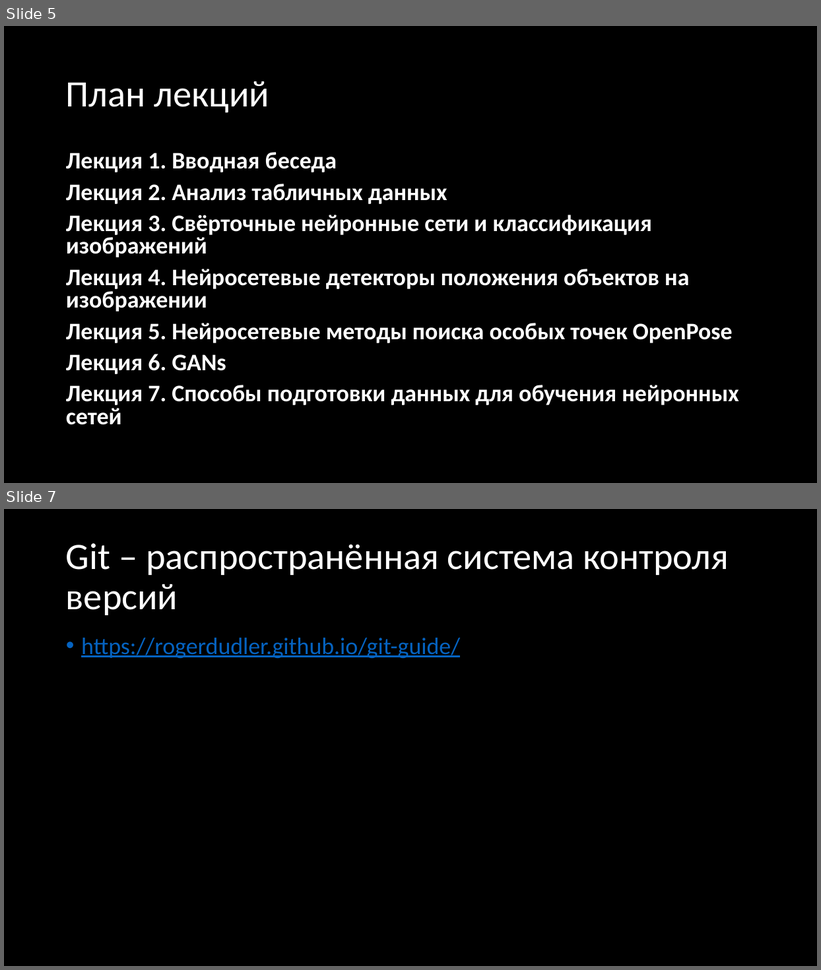
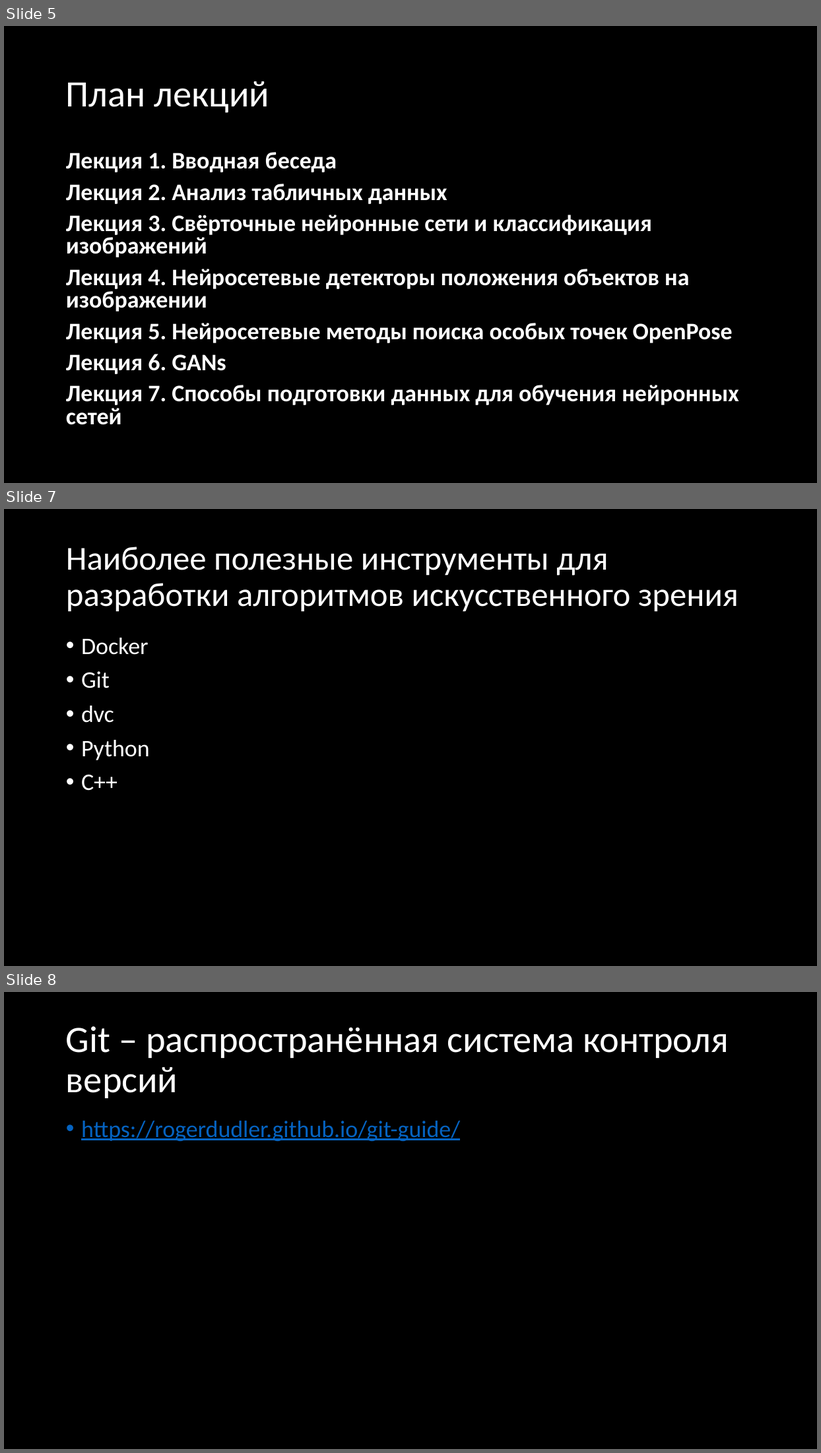
Before and after one commit to anakham/MIET.AI.Course, a slide deck: Лекция 0/Лекция 0. Вводная.pptx. Shown one above the other, each under a label of ours: slides 5 and 7 before the commit, slides 5, 7 and 8 after it; the slides between them are not shown. The pictures are 821x970 and 821x1453 pixels, drawn with LibreOffice and Linux fonts; fonts in the diff are those of the drawing. Boxes give left, top, right and bottom in pixels: in the first picture for what was removed or moved away, otherwise in the second. Text is boxed around its words. In the diff, an @@ line names an element or a change of style, - is before the commit and + after.

```diff
--- a/Лекция 0/Лекция 0. Вводная.pptx
+++ b/Лекция 0/Лекция 0. Вводная.pptx
@@ slide 7 added at (x1=4, y1=509, x2=817, y2=966), background #000000 @@
@@ title added at (x1=66, y1=547, x2=739, y2=612), 39.6 pt, text #FFFFFF @@
+Наиболее полезные инструменты для разработки алгоритмов искусственного зрения
@@ text added at (x1=81, y1=638, x2=150, y2=791), 28 pt, text #FFFFFF @@
+• Docker
+• Git
+• dvc
+• Python
+• C++
@@ what was slide 7 is now slide 8 @@
```
Also in this commit, not shown: 3 slides changed, 3 other slides added, 2 other files.
